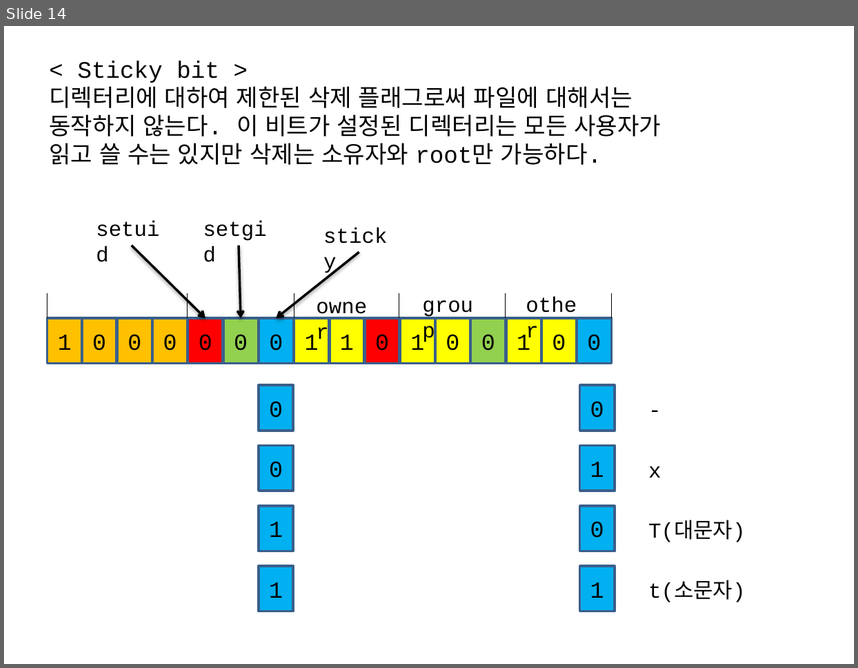
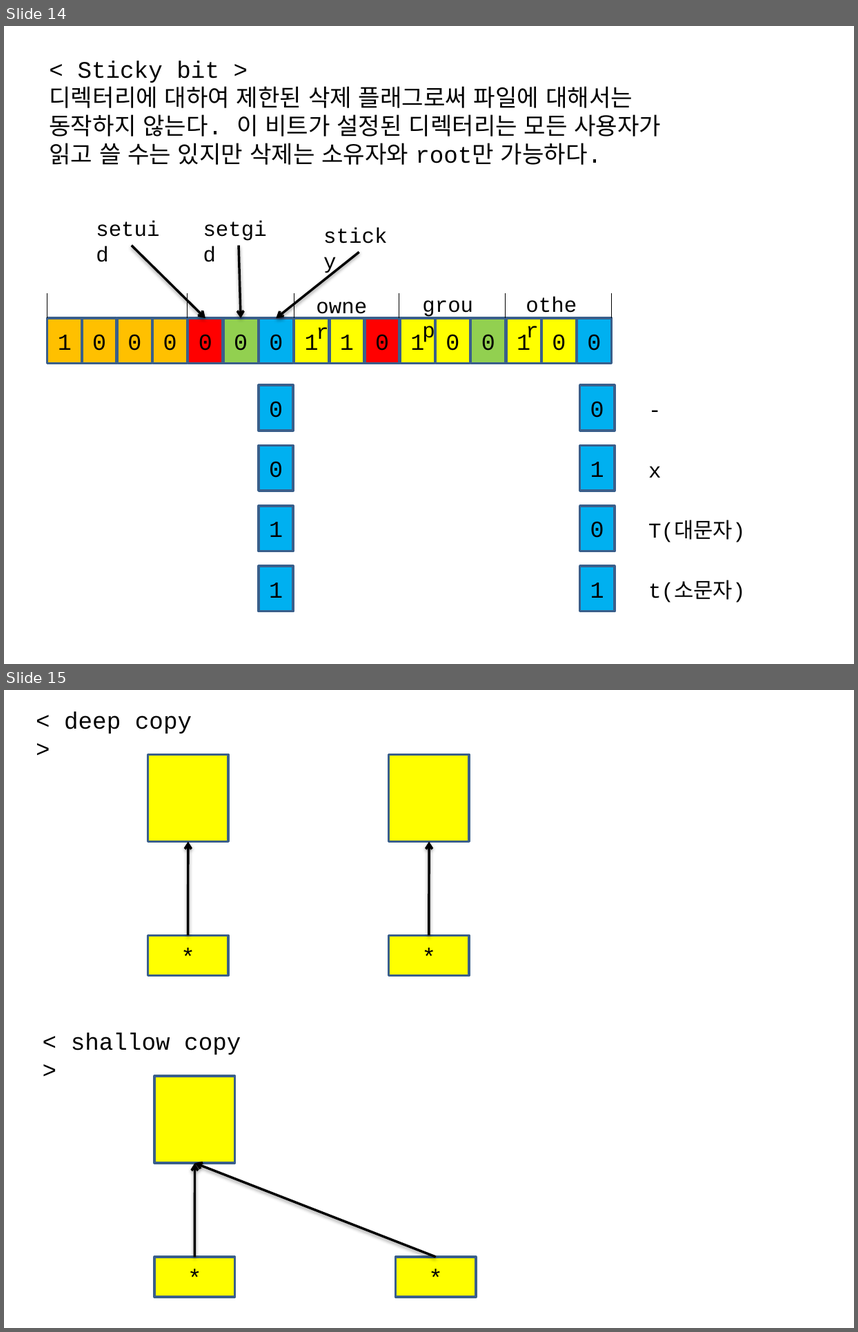
Before and after one commit to yeolmin/practice, a slide deck: 강의자료.pptx. Shown one above the other, each under a label of ours: slide 14 before the commit, slides 14 and 15 after it. The pictures are 858x668 and 858x1332 pixels, drawn with LibreOffice and Linux fonts; fonts in the diff are those of the drawing. Boxes give left, top, right and bottom in pixels: in the first picture for what was removed or moved away, otherwise in the second. Text is boxed around its words. In the diff, an @@ line names an element or a change of style, - is before the commit and + after.

```diff
--- a/강의자료.pptx
+++ b/강의자료.pptx
@@ slide 15 added at (x1=4, y1=690, x2=854, y2=1328), background #FFFFFF @@
@@ text added at (x1=64, y1=711, x2=192, y2=733), 20 pt, text #000000 @@
+< deep copy >
@@ rectangle added at (x1=148, y1=755, x2=228, y2=841), fill #FFFF00, outline #3A5F8C 2 pt @@
@@ rectangle added at (x1=389, y1=755, x2=469, y2=841), fill #FFFF00, outline #3A5F8C 2 pt @@
@@ arrow added from (188, 935) to (188, 841), #000000 2 pt @@
@@ arrow added from (429, 935) to (429, 841), #000000 2 pt @@
@@ rectangle added at (x1=148, y1=935, x2=228, y2=975), fill #FFFF00, outline #3A5F8C 2 pt, 20 pt, text #000000 @@
+*
@@ rectangle added at (x1=389, y1=935, x2=469, y2=975), fill #FFFF00, outline #3A5F8C 2 pt, 20 pt, text #000000 @@
+*
@@ text added at (x1=71, y1=1032, x2=241, y2=1054), 20 pt, text #000000 @@
+< shallow copy >
@@ rectangle added at (x1=154, y1=1076, x2=234, y2=1163), fill #FFFF00, outline #3A5F8C 2 pt @@
@@ arrow added from (194, 1256) to (194, 1163), #000000 2 pt @@
@@ arrow added from (436, 1256) to (194, 1163), #000000 2 pt @@
@@ rectangle added at (x1=154, y1=1256, x2=234, y2=1296), fill #FFFF00, outline #3A5F8C 2 pt, 20 pt, text #000000 @@
+*
@@ rectangle added at (x1=396, y1=1256, x2=476, y2=1296), fill #FFFF00, outline #3A5F8C 2 pt, 20 pt, text #000000 @@
+*
```
Also in this commit, not shown: 1 slide changed, 6 other slides added, 12 other files.
